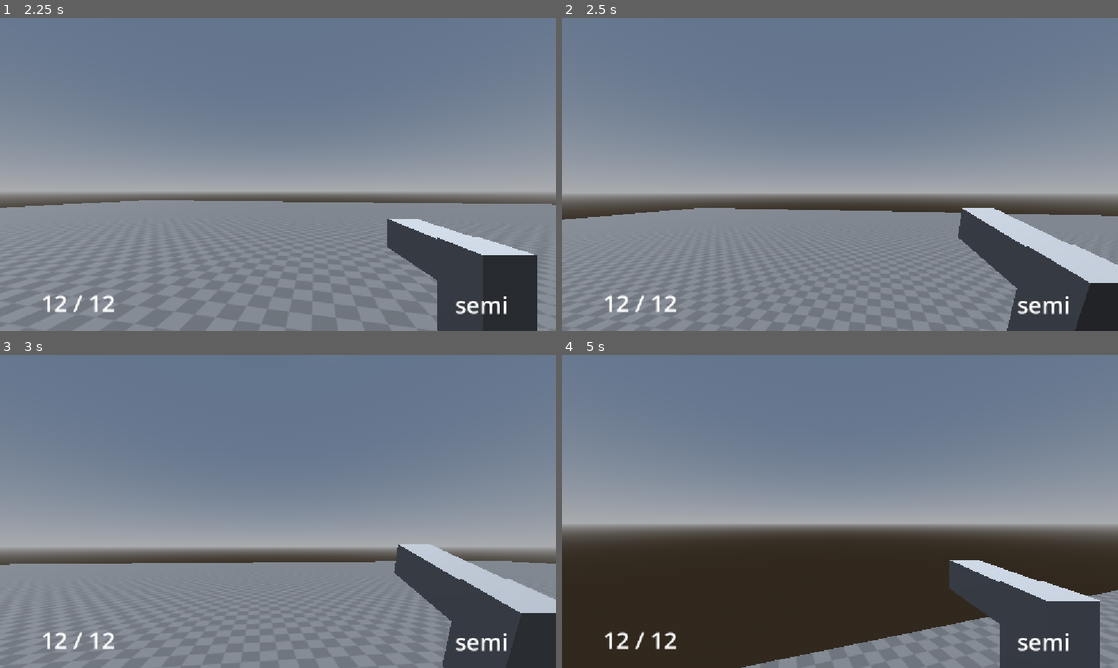
Above: before the commit, frames 1-4 (two rows, left to right).
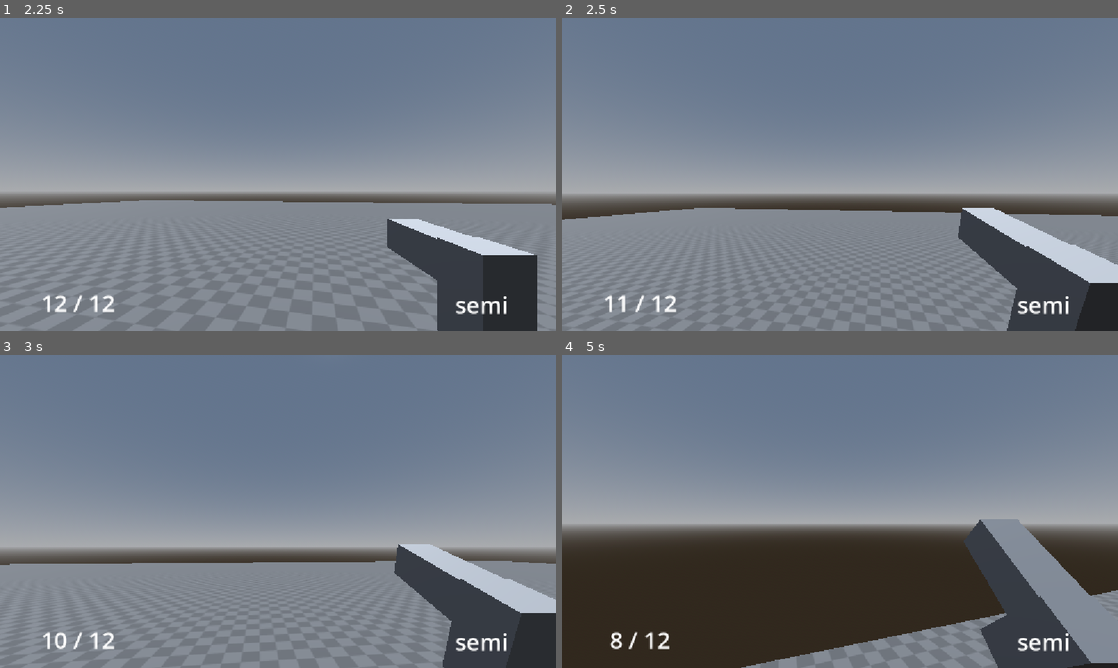
Above: after the commit, the same moments.

Repository: pfoury/multi-gun.s
Game: Godot game, scene res://scenes/main.tscn
Same seed, same stepped clock (60 frames per second), same inputs: the game is played once before the commit and once after it.
Inputs (mouse positions are in pixels of both pictures, inside the frame that each line leads up to):
- Up to frame 1 (2.25 s): tap Enter at 0.5 s; move the mouse to (400, 158) at 0.52 s; press the mouse at (400, 158) at 0.53 s; hold D (move_right) 0.53-1.25 s; tap Space (jump) at 0.77 s; release the mouse at (400, 158) at 1.25 s; click "Host" at 1.25 s; move the mouse to (250, 174) at 2.02 s; hold W (move_forward) from 2.03 s (still down); tap Ctrl (crouch) at 2.1 s
- Up to frame 2 (2.5 s): keep holding W (move_forward); tap Space (jump) at 2.27 s; click (812, 174) at 2.3 s
- Up to frame 3 (3 s): keep holding W (move_forward); move the mouse to (289, 505) at 2.77 s; press the mouse at (289, 505) at 2.78 s
- Up to frame 4 (5 s): keep holding W (move_forward); move the mouse to (834, 517) at 3.52 s; release the mouse at (834, 517) at 3.53 s; tap ` (spawn) at 3.6 s; tap Space (jump) at 3.77, 4.52 s; click (834, 517) at 3.8 s; move the mouse to (878, 514) at 4.27 s; press the mouse at (878, 514) at 4.28 s; tap R (reload, bound only after the commit) at 4.9 s

Frame 1 is identical in both runs. In frame 2, less than 0.1% of the frame differs, in the area x 9-12%, y 88-94%; in frame 3, less than 0.1%; in frame 4, 6.1%, in the area x 7-100%, y 52-100%.

Commit message:
Implement reloading

Diff:
--- a/project.godot
+++ b/project.godot
@@ -63,6 +63,11 @@
 "events": [Object(InputEventMouseButton,"resource_local_to_scene":false,"resource_name":"","device":-1,"window_id":0,"a …(257 unchanged characters)…
 ]
 }
+reload={
+"deadzone": 0.2,
+"events": [Object(InputEventKey,"resource_local_to_scene":false,"resource_name":"","device":-1,"window_id":0,"alt_pressed":false,"shift_pressed":false,"ctrl_pressed":false,"meta_pressed":false,"pressed":false,"keycode":0,"physical_keycode":82,"key_label":0,"unicode":114,"location":0,"echo":false,"script":null)
+]
+}
 
 [physics]
 
--- a/scenes/particles/muzzle_flash_particles.tscn
+++ b/scenes/particles/muzzle_flash_particles.tscn
@@ -12,11 +12,11 @@
 [sub_resource type="ParticleProcessMaterial" id="ParticleProcessMaterial_ogq8d"]
 lifetime_randomness = 0.4
 particle_flag_align_y = true
-emission_shape_offset = Vector3(0, 0, 0.17)
+emission_shape_offset = Vector3(0, 0, -0.17)
 emission_shape_scale = Vector3(0.015, 0.02, 0.15)
 emission_shape = 3
 emission_box_extents = Vector3(1, 1, 1)
-direction = Vector3(0, 0, 1)
+direction = Vector3(0, 0, -1)
 spread = 20.0
 initial_velocity_min = 6.0
 initial_velocity_max = 10.0
@@ -47,7 +47,7 @@
 [sub_resource type="ParticleProcessMaterial" id="ParticleProcessMaterial_eg0p3"]
 lifetime_randomness = 0.5
 particle_flag_align_y = true
-direction = Vector3(0, 0, 1)
+direction = Vector3(0, 0, -1)
 spread = 90.0
 initial_velocity_min = 5.0
 initial_velocity_max = 10.0
@@ -76,7 +76,7 @@
 [node name="Clouds" type="GPUParticles3D" parent="." unique_id=1616857875]
 transform = Transform3D(1, 0, 0, 0, 0.9999992, 0.001262594, 0, -0.001262594, 0.9999992, 0, 0, 0)
 amount = 10
-lifetime = 0.09999999999999999
+lifetime = 0.1
 explosiveness = 1.0
 fixed_fps = 0
 process_material = SubResource("ParticleProcessMaterial_ogq8d")
--- a/scenes/player.tscn
+++ b/scenes/player.tscn
@@ -73,3 +73,5 @@
 [node name="WalkTimer" type="Timer" parent="." unique_id=155312434]
 wait_time = 0.2
 one_shot = true
+
+[connection signal="child_entered_tree" from="Guns" to="." method="_on_guns_child_entered_tree"]
--- a/scenes/weapons/pistol.tscn
+++ b/scenes/weapons/pistol.tscn
@@ -130,7 +130,6 @@
 
 [node name="AnimationPlayer" type="AnimationPlayer" parent="." unique_id=620906404]
 libraries/ = SubResource("AnimationLibrary_60a84")
-playback_default_blend_time = 0.05
 
 [node name="FireTimer" type="Timer" parent="." unique_id=1299869352]
 one_shot = true
--- a/scripts/classes/weapon_class.gd
+++ b/scripts/classes/weapon_class.gd
@@ -15,7 +15,7 @@
 @export var muzzle_flash_particles_scene : PackedScene = load("res://scenes/particles/muzzle_flash_particles.tscn")
 @export var shooting_sound_scene : PackedScene = load("res://scenes/sounds/pistol_sounds.tscn")
 
-@onready var animations = $AnimationPlayer
+@onready var animations := $AnimationPlayer
 @onready var weapon_pivot = $Pivot
 @onready var muzzle_flash_pivot = weapon_pivot.find_child("MuzzleFlashPivot")
 @onready var fire_timer = $FireTimer
@@ -34,6 +34,7 @@
 }
 var ammo : int = max_ammo
 var player_hud : Node
+var is_reloading : bool = false
 
 func _ready() -> void:
 	fire_timer.wait_time = fire_speed
@@ -58,6 +59,10 @@
 	return (fire_timer.is_stopped() and ammo > 0)
 
 
+func is_gun_reloading() -> bool:
+	return is_reloading
+
+
 func change_ammo_counter() -> void:
 	player_hud.get_node("AmmoCounter").text = str(ammo) + " / " + str(max_ammo)
 
@@ -66,15 +71,36 @@
 	player_hud.get_node("FireType").text = str(fire_type[0])
 
 
+func reload() -> void:
+	if ammo == max_ammo: return
+
+	player.main_scene.play_reload_animation()
+
+	is_reloading = true
+	play_reload_animation()
+
+	await get_tree().create_timer(reload_speed / 2).timeout
+
+	# Checking if current animation is still reloading
+	if animations.get_current_animation() == "reload":
+		ammo = max_ammo
+		change_ammo_counter()
+
+	is_reloading = false
+
+
 func fire() -> void:
 	if ammo < 1: return
 	ammo -= 1
 
+	change_ammo_counter()
+
 	fire_timer.start()
 
-	player.main_scene.register_shoot(multiplayer.get_unique_id())
+	player.main_scene.play_shoot_animation()
 
 	play_shoot_animation()
+
 	# Setting up raycast from the player's camera
 	var players_cam = player.first_person_camera.global_position
 	var to = players_cam + -player.first_person_camera.global_transform.basis.z * 1000.0
@@ -92,16 +118,18 @@
 
 #region Animations
 func play_reload_animation() -> void:
+	animations.play("RESET")
 	animations.play("reload")
 
 
 func play_shoot_animation() -> void:
+	animations.play("RESET")
 	animations.play("shoot")
 
 	# Creating muzzle flash
 	var muzzle_flash_particles = muzzle_flash_particles_scene.instantiate()
 
-	muzzle_flash_particles.rotation = muzzle_flash_pivot.rotation + Vector3(0, PI, 0)
+	muzzle_flash_particles.rotation = muzzle_flash_pivot.global_rotation
 	muzzle_flash_particles.position = muzzle_flash_pivot.global_position
 
 	player.main_scene.particles_folder.add_child(muzzle_flash_particles)
--- a/scripts/mainGame.gd
+++ b/scripts/mainGame.gd
@@ -55,8 +55,12 @@
 	rpc("receive_creation_of_test_object", result)
 
 
-func register_shoot(peer_id) -> void:
-	rpc("receive_player_shoot_animation", peer_id)
+func play_shoot_animation() -> void:
+	rpc("receive_player_shoot_animation", multiplayer.get_unique_id())
+
+
+func play_reload_animation() -> void:
+	rpc("receive_player_reload_animation", multiplayer.get_unique_id())
 
 
 func get_shoot_on(data, peer_id) -> void:
@@ -133,6 +137,16 @@
 	player.guns_folder.get_node("gun").play_shoot_animation()
 
 
+@rpc("call_local", "any_peer", "unreliable")
+func receive_player_reload_animation(data):
+	if data == multiplayer.get_unique_id(): # Creates object ON ALL clients, but package may be lost
+		return
+
+	var player = players_folder.get_node(str(data))
+
+	player.guns_folder.get_node("gun").play_reload_animation()
+
+
 @rpc("call_local", "any_peer", "reliable") # Creates object ON ALL clients
 func create_weapon() -> void:
 	var player = players_folder.get_node(str(multiplayer.get_unique_id()))
--- a/scripts/player.gd
+++ b/scripts/player.gd
@@ -25,6 +25,7 @@
 
 var player_speed: float = SPEED
 var is_crouching: bool
+var gun_node : Node
 
 
 func _enter_tree() -> void:
@@ -86,25 +87,28 @@
 	# Input
 	# Shoot
 	# Checking if player does have a gun
-	var gun = guns_folder.get_node("gun")
-	if gun != null and gun.is_gun_ready():
-		var gun_fire_type = gun.get_fire_type()[0]
+	if gun_node != null and gun_node.is_gun_ready():
+		var gun_fire_type = gun_node.get_fire_type()[0]
 
 		# Fire type for each gun fire type (duh)
 		if Input.is_action_just_pressed("shoot"):
 			match gun_fire_type:
 				"semi":
-					gun.fire()
+					gun_node.fire()
 				"burst":
 					for amount_of_fires in range(3):
-						gun.fire()
+						gun_node.fire()
 						await get_tree().create_timer(0.05).timeout
 		elif Input.is_action_pressed("shoot") and gun_fire_type == "auto":
-			gun.fire()
+			gun_node.fire()
 
 	move_and_slide()
 	update_player_height(delta)
 	update_guns_transform(delta)
+
+
+func _on_guns_child_entered_tree(node: Node) -> void: # Getting gun node when created
+	gun_node = node
 
 
 func _input(event: InputEvent) -> void:
@@ -123,6 +127,9 @@
 		var result = get_world_3d().direct_space_state.intersect_ray(query)
 
 		main_scene.add_test_object(result)
+
+	if event.is_action_pressed("reload") and gun_node != null and not gun_node.is_gun_reloading():
+		gun_node.reload()
 
 
 func update_player_height(delta) -> void:
